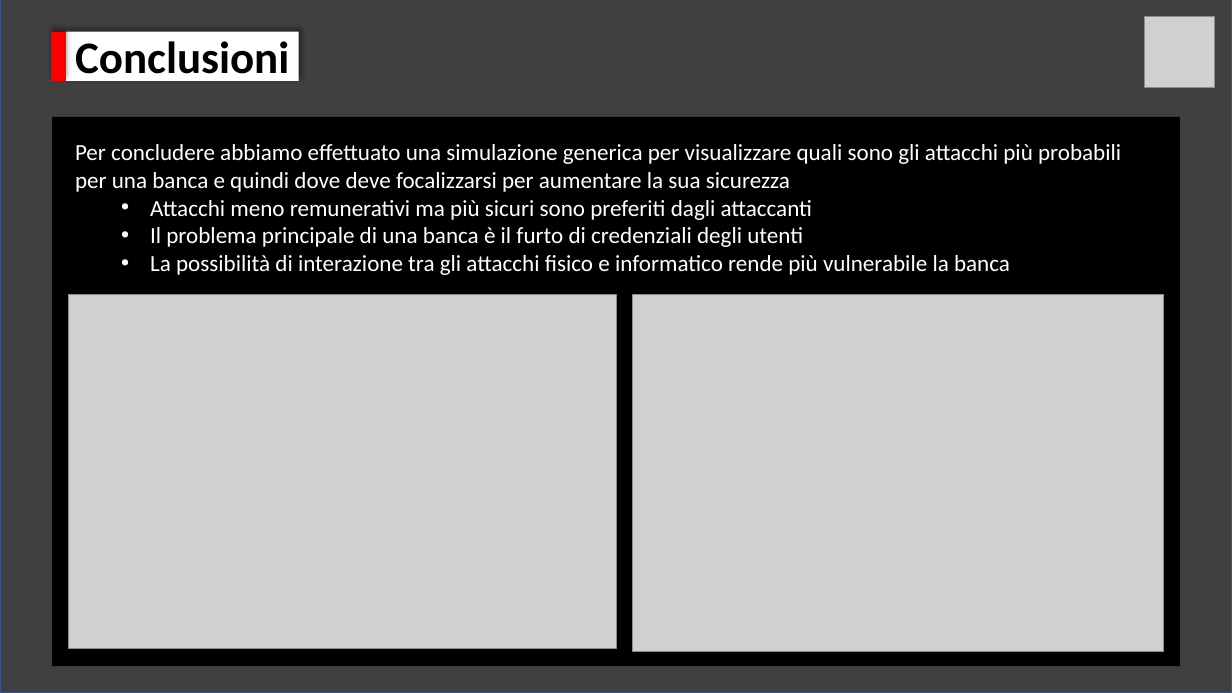
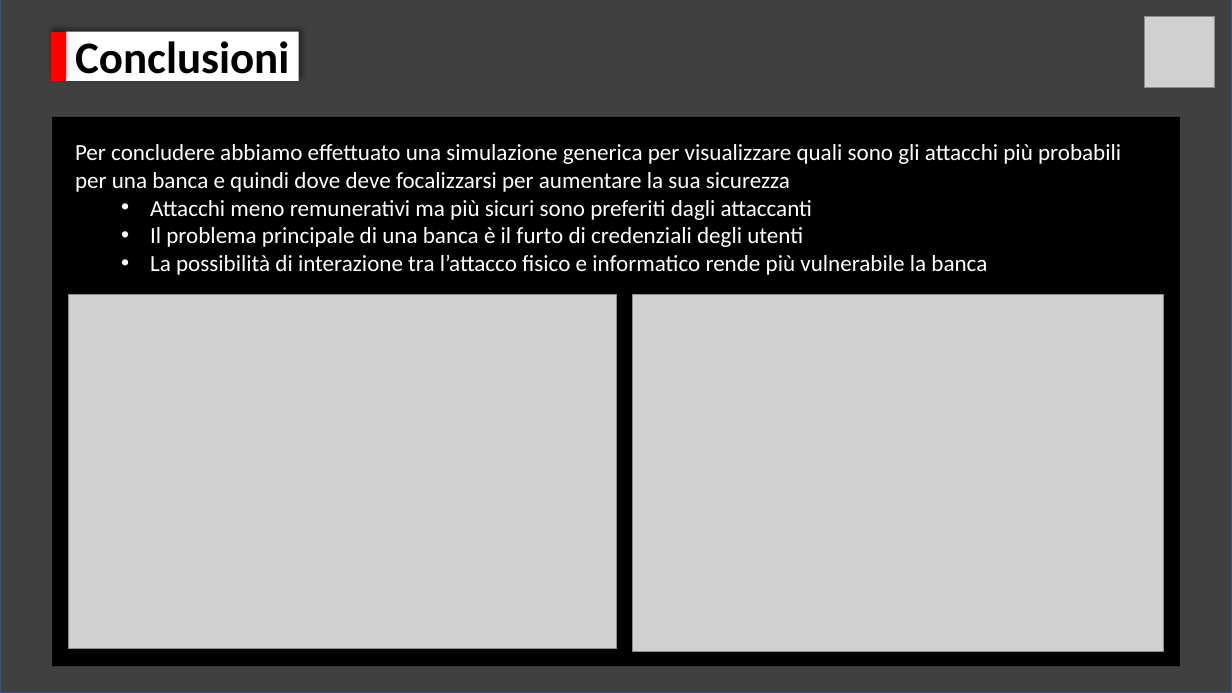
Before and after one commit to BarsantiNicola/BankRobbery, a slide deck: slide 5 of documentazione/BankRobbery_Presentation.pptx. Drawn at 1232x693 pixels with LibreOffice and Linux fonts; fonts in the diff are those of the drawing; grey boxes stand for pictures. Boxes give left, top, right and bottom in pixels: in the first picture for what was removed or moved away, otherwise in the second. Text is boxed around its words. In the diff, an @@ line names an element or a change of style, - is before the commit and + after.

```diff
--- a/documentazione/BankRobbery_Presentation.pptx
+++ b/documentazione/BankRobbery_Presentation.pptx
@@ text at <box>150,255,987,275</box>: text changed @@
-  • La possibilità di interazione tra gli attacchi fisico e informatico rende più vulnerabile la banca
+  • La possibilità di interazione tra l’attacco fisico e informatico rende più vulnerabile la banca
```
Also in this commit, not shown: 1 other slide changed, 3 other files.
